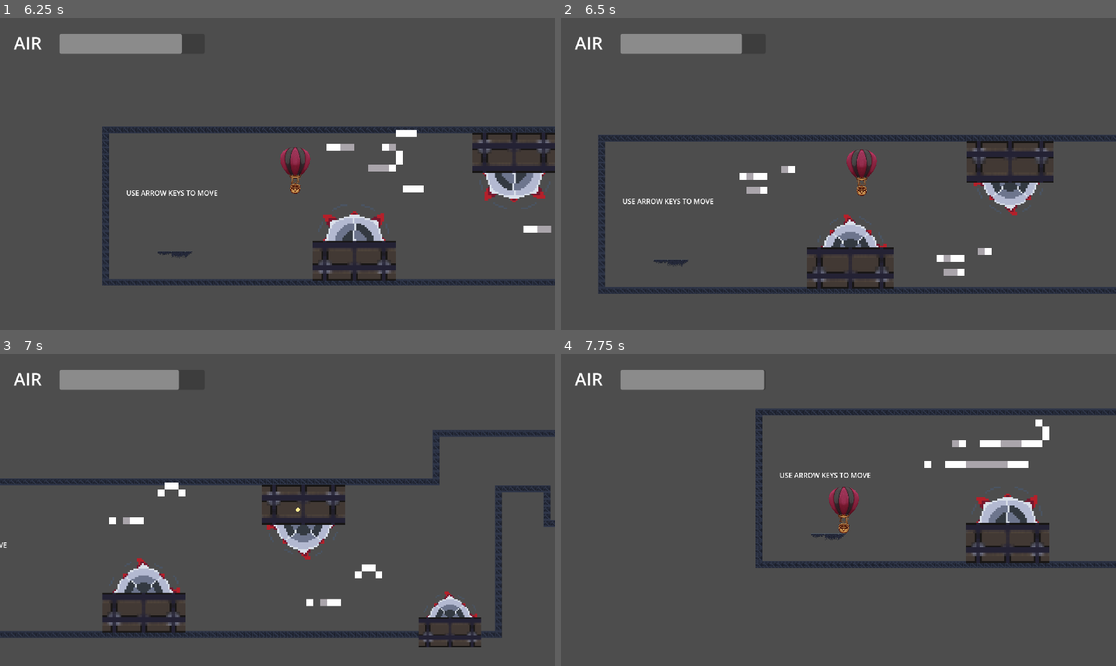
Above: before the commit, frames 1-4 (two rows, left to right).
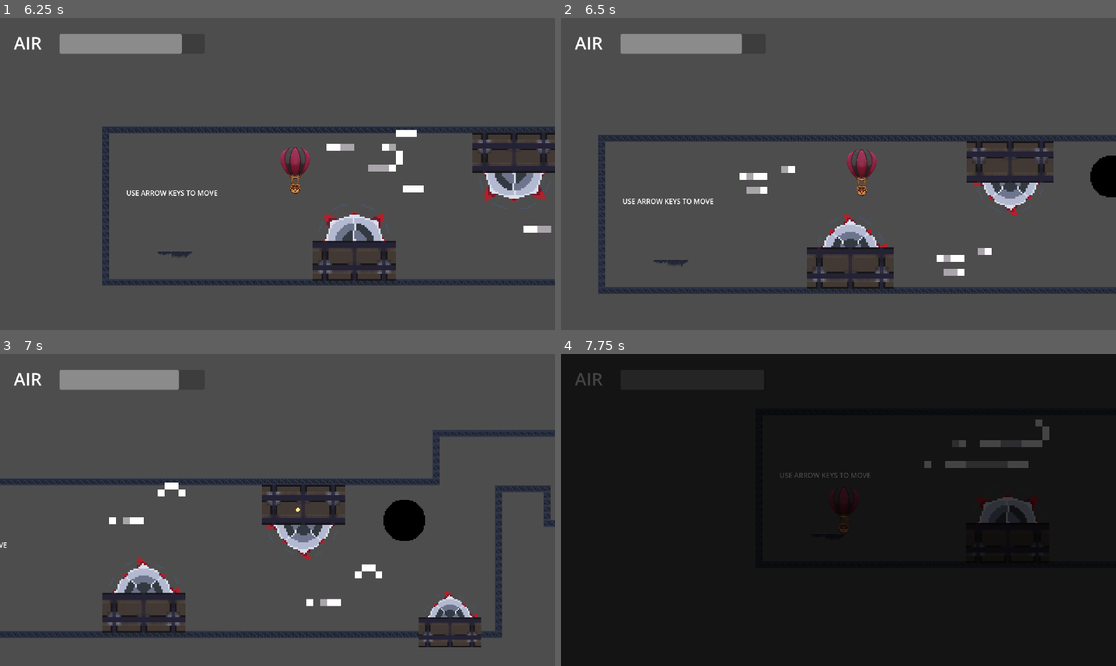
Above: after the commit, the same moments.

Repository: dylana62/balloon-game
Game: Godot game, scene res://scenes/game.tscn
The game is run twice, just before and just after one commit, with the same random seed, the same clock (stepped at 60 frames per second) and the same inputs.
Inputs:
- Up to frame 1 (6.25 s): tap Enter (ui_accept) at 0.5, 0.77, 1.52, 3.02, 3.77, 4.52, 6.02 s; hold Up (ui_up) 0.53-2.03 s; hold Left (ui_left) 2.03-3.53 s; hold Down (ui_down) 3.53-4.28 s; hold Right (ui_right) 4.28-5.03 s; hold Up (ui_up) 5.03-5.78 s; hold Right (ui_right) from 5.78 s (still down)
- Up to frame 2 (6.5 s): keep holding Right (ui_right)
- Up to frame 3 (7 s): keep holding Right (ui_right); tap Enter (ui_accept) at 6.77 s
- Up to frame 4 (7.75 s): keep holding Right (ui_right); tap Enter (ui_accept) at 7.52 s

Frame 1 is identical in both runs. In frame 2, 0.5% of the frame differs, in the area x 95-100%, y 44-58%; in frame 3, 0.8%; in frame 4, 100%, in the area x 0-100%, y 0-100%.

Commit message:
Added fade-in and fade-out to scene transitions

Diff:
--- a/project.godot
+++ b/project.godot
@@ -18,6 +18,7 @@
 [autoload]
 
 Hud="*res://scenes/HUD.tscn"
+TransitionScreen="*res://scenes/transition_screen.tscn"
 
 [display]
 
--- a/scenes/game.tscn
+++ b/scenes/game.tscn
@@ -533,8 +533,6 @@
 
 [node name="Game" type="Node2D"]
 
-[node name="CanvasLayer" type="CanvasLayer" parent="."]
-
 [node name="Player" parent="." instance=ExtResource("1_p5q8j")]
 z_index = 5
 position = Vector2(-89, 123)
@@ -629,7 +627,7 @@
 shape = SubResource("RectangleShape2D_rsb8q")
 
 [node name="Door" parent="." instance=ExtResource("6_tqt2o")]
-position = Vector2(2418, 123)
+position = Vector2(927, -15)
 scale = Vector2(3, 3)
 
 [connection signal="body_entered" from="Wind Zone" to="Player" method="_on_wind_zone_body_entered" binds= [NodePath("/root/Game/Wind Zone")]]
--- /dev/null
+++ b/scenes/transition_screen.tscn
@@ -0,0 +1,73 @@
+[gd_scene load_steps=6 format=3 uid="uid://da6bxqpsahkf5"]
+
+[ext_resource type="Script" path="res://scripts/transition_screen.gd" id="1_kei0t"]
+
+[sub_resource type="Animation" id="Animation_itsag"]
+resource_name = "fade_to_black"
+length = 0.5
+tracks/0/type = "value"
+tracks/0/imported = false
+tracks/0/enabled = true
+tracks/0/path = NodePath("ColorRect:modulate")
+tracks/0/interp = 1
+tracks/0/loop_wrap = true
+tracks/0/keys = {
+"times": PackedFloat32Array(0, 0.5),
+"transitions": PackedFloat32Array(1, 1),
+"update": 0,
+"values": [Color(0, 0, 0, 0), Color(0, 0, 0, 1)]
+}
+
+[sub_resource type="Animation" id="Animation_hahyi"]
+length = 0.001
+tracks/0/type = "value"
+tracks/0/imported = false
+tracks/0/enabled = true
+tracks/0/path = NodePath("ColorRect:modulate")
+tracks/0/interp = 1
+tracks/0/loop_wrap = true
+tracks/0/keys = {
+"times": PackedFloat32Array(0),
+"transitions": PackedFloat32Array(1),
+"update": 0,
+"values": [Color(1, 1, 1, 0)]
+}
+
+[sub_resource type="Animation" id="Animation_anciq"]
+resource_name = "fade_to_normal"
+length = 0.5
+tracks/0/type = "value"
+tracks/0/imported = false
+tracks/0/enabled = true
+tracks/0/path = NodePath("ColorRect:modulate")
+tracks/0/interp = 1
+tracks/0/loop_wrap = true
+tracks/0/keys = {
+"times": PackedFloat32Array(0, 0.5),
+"transitions": PackedFloat32Array(1, 1),
+"update": 0,
+"values": [Color(0, 0, 0, 1), Color(0, 0, 0, 0)]
+}
+
+[sub_resource type="AnimationLibrary" id="AnimationLibrary_m8tcr"]
+_data = {
+"RESET": SubResource("Animation_hahyi"),
+"fade_to_black": SubResource("Animation_itsag"),
+"fade_to_normal": SubResource("Animation_anciq")
+}
+
+[node name="TransitionScreen" type="CanvasLayer"]
+script = ExtResource("1_kei0t")
+
+[node name="ColorRect" type="ColorRect" parent="."]
+modulate = Color(1, 1, 1, 0)
+anchors_preset = 15
+anchor_right = 1.0
+anchor_bottom = 1.0
+grow_horizontal = 2
+grow_vertical = 2
+
+[node name="AnimationPlayer" type="AnimationPlayer" parent="."]
+libraries = {
+"": SubResource("AnimationLibrary_m8tcr")
+}
--- a/scripts/door.gd
+++ b/scripts/door.gd
@@ -1,5 +1,7 @@
 extends Area2D
 
 
-func _on_body_entered(body: Node2D) -> void:
+func _on_body_entered(_body: Node2D) -> void:
+	TransitionScreen.transition()
+	await TransitionScreen.on_transition_finished
 	get_tree().change_scene_to_file("res://scenes/game.tscn")
--- /dev/null
+++ b/scripts/transition_screen.gd
@@ -0,0 +1,22 @@
+extends CanvasLayer
+
+signal on_transition_finished
+
+@onready var color_rect = $ColorRect
+@onready var anim_player = $AnimationPlayer
+
+func _ready():
+	color_rect.visible = false
+	anim_player.animation_finished.connect(_on_animation_finished)
+
+
+func _on_animation_finished(anim_name):
+	if anim_name == "fade_to_black":
+		on_transition_finished.emit()
+		anim_player.play("fade_to_normal")
+	elif anim_name == "fade_to_normal":
+		color_rect.visible = false
+
+func transition():
+	color_rect.visible = true
+	anim_player.play("fade_to_black")
